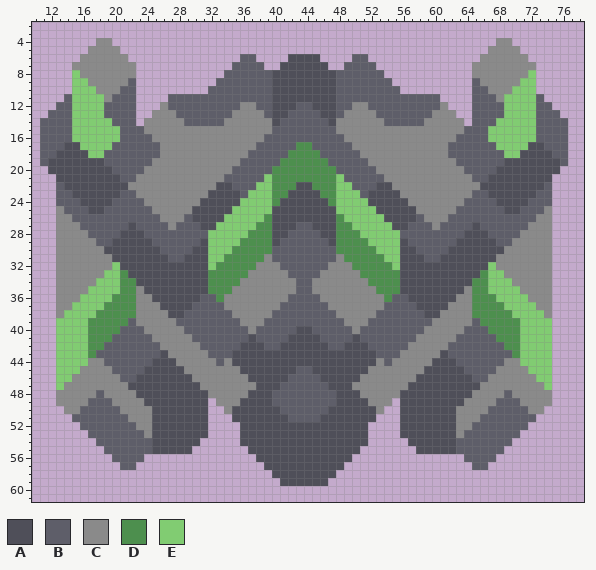
Edited in one commit: sprite sheet (sprites/units/ground/spider-support/disease/disease.png). The picture above is the old version.
The file is 88x64 pixels. Colours within 5 levels of each other are drawn and written as one. Shown: x 10..78, y 2..61.
Palette (. is transparent): A #4f4f59  B #5e5e69  C #8a8a8a  D #4d8f4e  E #81cc72
Pixels before (only the part around the change), first column x 10:
 3 .....................................................................
 4 ........CC................................................CC.........
 5 .......CCCC..............................................CCCC........
 6 ......CCCCCC..............BB....AAAA....BB..............CCCCCC.......
 7 .....CCCCCCCC............BBBB..AAAAAA..BBBB............CCCCCCCC......
 8 .....ECCCCCCC...........BBBBBBAAAAAAAABBBBBB...........CCCCCCCE......
 9 .....EECCCCCB..........BBBBBBBAAAAAAAABBBBBBB..........BCCCCCEE......
10 .....EEECCCBB.........BBBBBBBBAAAAAAAABBBBBBBB.........BBCCCEEE......
11 ....BEEEECBBB....BBBBBBBBBBBBBAAAAAAAABBBBBBBBBBBBB....BBBCEEEEB.....
12 ...BBEEEEBBBB...CBBBBBBBBBCCBBAAABBAAABBCCBBBBBBBBBC...BBBBEEEEBB....
13 ..BBBEEEEBBBB..CCCBBBBBBBCCCCBAABBBBAABCCCCBBBBBBBCCC..BBBBEEEEBBB...
14 .BBBBEEEEEBBB.CCCCCBBBBBCCCCCCABBBBBBACCCCCCBBBBBCCCCC.BBBEEEEEBBBB..
15 .BBBBEEEEEEBBBCCCCCCCCCCCCCCCCBBBBBBBBCCCCCCCCCCCCCCCCBBBEEEEEEBBBB..
16 .BBBBEEEEEEBBBBCCCCCCCCCCCCCCBBBBBBBBBBCCCCCCCCCCCCCCBBBBEEEEEEBBBB..
17 .BBBAAEEEEBBBBBBCCCCCCCCCCCCBBBBBDDBBBBBCCCCCCCCCCCCBBBBBBEEEEAABBB..
18 .BBAAAAEEBBBBBBBCCCCCCCCCCCBBBBBDDDDBBBBBCCCCCCCCCCCBBBBBBBEEAAAABB..
19 .BAAAAAAABBBBBBCCCCCCCCCCCBBBBBDDDDDDBBBBBCCCCCCCCCCCBBBBBBAAAAAAAB..
20 ..AAAAAAAABBBBCCCCCCCCCCCBBBBBDDDDDDDDBBBBBCCCCCCCCCCCBBBBAAAAAAAA...
21 ...AAAAAAAABBCCCCCCCCCCCBBBBBEDDDDDDDDEBBBBBCCCCCCCCCCCBBAAAAAAAA....
22 ...BAAAAAAAACCCCCCCCCCCAABBBEEDDDAADDDEEBBBAACCCCCCCCCCCAAAAAAAAB....
23 ...BBAAAAAABBCCCCCCCCCAAAABEEEDDAAAADDEEEBAAAACCCCCCCCCBBAAAAAABB....
24 ...BBBAAAABBBBCCCCCCCAAAAAEEEEDAAAAAADEEEEAAAAACCCCCCCBBBBAAAABBB....
25 ...CBBBAABBBBBBCCCCCAAAAAEEEEEAAAAAAAAEEEEEAAAAACCCCCBBBBBBAABBBC....
26 ...CCBBBBBBBBBBBCCCBAAAAEEEEEDAAAAAAAADEEEEEAAAABCCCBBBBBBBBBBBCC....
27 ...CCCBBBBBBABBBBCBBBAAEEEEEDDAAABBAAADDEEEEEAABBBCBBBBABBBBBBCCC....
28 ...CCCCBBBBAAABBBBBBBBEEEEEDDDAABBBBAADDDEEEEEBBBBBBBBAAABBBBCCCC....
29 ...CCCCCBBAAAAABBBBBBAEEEEDDDDABBBBBBADDDDEEEEABBBBBBAAAAABBCCCCC....
30 ...CCCCCCAAAAAAABBBBAAEEEDDDDDBBBBBBBBDDDDDEEEAABBBBAAAAAAACCCCCC....
31 ...CCCCCCCAAAAAAABBAAAEEDDDDDCBBBBBBBBCDDDDDEEAAABBAAAAAAACCCCCCC....
32 ...CCCCCCCEAAAAAAAAAAAEDDDDDCCCBBBBBBCCCDDDDDEAAAAAAAAAAAECCCCCCC....
33 ...CCCCCCEEDAAAAAAAAAADDDDDCCCCCBBBBCCCCCDDDDDAAAAAAAAAADEECCCCCC....
34 ...CCCCCEEEDDAAAAAAAAADDDDCCCCCCCBBCCCCCCCDDDDAAAAAAAAADDEEECCCCC....
35 ...CCCCEEEEDDCAAAAAAAADDDCCCCCCCCBBCCCCCCCCDDDAAAAAAAACDDEEEECCCC....
36 ...CCCEEEEDDDCCAAAAAABBDCCCCCCCCBBBBCCCCCCCCDBBAAAAAACCDDDEEEECCC....
37 ...CCEEEEDDDDCCCAAAABBBBCCCCCCCBBBBBBCCCCCCCBBBBAAAACCCDDDDEEEECC....
38 ...CEEEEDDDDDCCCCAABBBBBBCCCCCBBBBBBBBCCCCCBBBBBBAACCCCDDDDDEEEEC....
39 ...EEEEDDDDDBCCCCCBBBBBBBBCCCBBBBBBBBBBCCCBBBBBBBBCCCCCBDDDDDEEEE....
40 ...EEEEDDDDBBBCCCCCBBBBBBBBCBBBBBAABBBBBCBBBBBBBBCCCCCBBBDDDDEEEE....
41 ...EEEEDDDBBBBBCCCCCBBBBBBBABBBBAAAABBBBABBBBBBBCCCCCBBBBBDDDEEEE....
42 ...EEEEDDBBBBBBBCCCCCBBBBBAAABBAAAAAABBAAABBBBBCCCCCBBBBBBBDDEEEE....
43 ...EEEEDBBBBBBBBACCCCCBBBAAAAAAAAAAAAAAAAAABBBCCCCCABBBBBBBBDEEEE....
44 ...EEEECCBBBBBBAAACCCCCBCAAAAAAAAAAAAAAAAAACBCCCCCAAABBBBBBCCEEEE....
45 ...EEECCCCBBBBAAAAACCCCCCCAAAAAAABBAAAAAAACCCCCCCAAAAABBBBCCCCEEE....
46 ...EECCCCCCBBAAAAAAACCCCCCCAAAAABBBBAAAAACCCCCCCAAAAAAABBCCCCCCEE....
47 ...ECCCCCCCCAAAAAAAAACCCCCCCAAABBBBBBAAACCCCCCCAAAAAAAAACCCCCCCCE....
48 ...CCCCCBCCCCAAAAAAAAACCCCCAAABBBBBBBBAAACCCCCAAAAAAAAACCCCBCCCCC....
49 ...CCCCBBBCCCCAAAAAAAA.CCCAAAABBBBBBBBAAAACCC.AAAAAAAACCCCBBBCCCC....
50 ....CCBBBBBCCCCAAAAAAA..CAAAAAABBBBBBAAAAAAC..AAAAAAACCCCBBBBBCC.....
51 .....BBBBBBBCCCAAAAAAA...AAAAAAABBBBAAAAAAA...AAAAAAACCCBBBBBBB......
52 ......BBBBBBBCCAAAAAAA....AAAAAAAAAAAAAAAA....AAAAAAACCBBBBBBB.......
53 .......BBBBBBBCAAAAAAA....AAAAAAAAAAAAAAAA....AAAAAAACBBBBBBB........
54 ........BBBBBBBAAAAAA.....AAAAAAAAAAAAAAAA.....AAAAAABBBBBBB.........
55 .........BBBBBBAAAAA.......AAAAAAAAAAAAAA.......AAAAABBBBBB..........
56 ..........BBBB..............AAAAAAAAAAAA..............BBBB...........
57 ...........BB................AAAAAAAAAA................BB............
58 ..............................AAAAAAAA...............................
59 ...............................AAAAAA................................
60 .....................................................................
61 .....................................................................
After the commit:
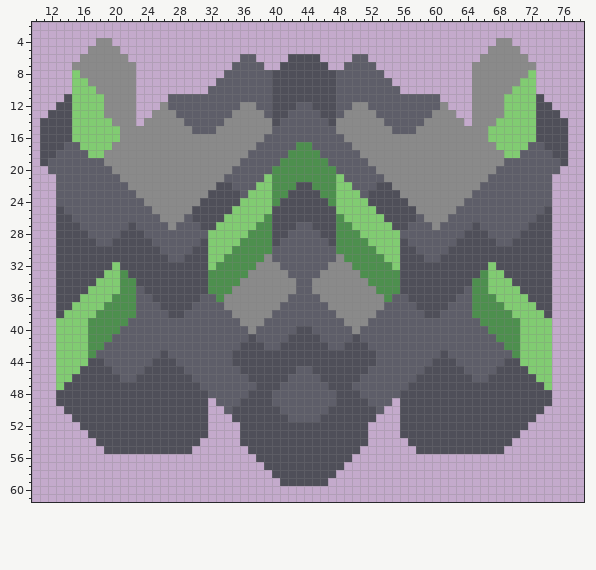
Change:
Changed rows in their new state; - is an unchanged pixel.
first column x 11:
 9 -----------C------------------------------------------C-----------
10 ----------CC------------------------------------------CC----------
11 ---A-----CCC------------------------------------------CCC-----A---
12 --AA----CCCC------------------------------------------CCCC----AA--
13 -AAA----CCCC------------------------------------------CCCC----AAA-
14 AAAA-----CCC------------------------------------------CCC-----AAAA
15 AAAA------CCC------BBB----------------------BBB------CCC------AAAA
16 AAAA------CCCC--------------------------------------CCCC------AAAA
17 AAABB----CCCCCC------------------------------------CCCCCC----BBAAA
18 AABBBB--CCCCCCC------------------------------------CCCCCCC--BBBBAA
19 ABBBBBBBCCCCCC--------------------------------------CCCCCCBBBBBBBA
20 -BBBBBBBBCCCC----------------------------------------CCCCBBBBBBBB-
21 --BBBBBBBBCC------------------------------------------CCBBBBBBBB--
22 ---BBBBBBBB--------------------------------------------BBBBBBBB---
23 ----BBBBBB----------------------------------------------BBBBBB----
24 -----BBBB------------------------------------------------BBBB-----
25 --A---BB--------------------------------------------------BB---A--
26 --AA----------------------------------------------------------AA--
27 --AAA--------------------------------------------------------AAA--
28 --AAAA------------------------------------------------------AAAA--
29 --AAAAA----------------------------------------------------AAAAA--
30 --AAAAAA--------------------------------------------------AAAAAA--
31 --AAAAAAA------------------------------------------------AAAAAAA--
32 --AAAAAAA------------------------------------------------AAAAAAA--
33 --AAAAAA--------------------------------------------------AAAAAA--
34 --AAAAA----------------------------------------------------AAAAA--
35 --AAAA------B----------------------------------------B------AAAA--
36 --AAA-------BB--------------------------------------BB-------AAA--
37 --AA--------BBB------------------------------------BBB--------AA--
38 --A---------BBBB----------------------------------BBBB---------A--
39 ------------BBBBB--------------------------------BBBBB------------
40 -------------BBBBB------------------------------BBBBB-------------
41 --------------BBBBB----------------------------BBBBB--------------
42 ---------------BBBBB--------------------------BBBBB---------------
43 ----------------BBBBB------------------------BBBBB----------------
44 ------AA---------BBBBB-B------------------B-BBBBB---------AA------
45 -----AAAA---------BBBBBBB----------------BBBBBBB---------AAAA-----
46 ----AAAAAA---------BBBBBBB--------------BBBBBBB---------AAAAAA----
47 ---AAAAAAAA---------BBBBBBB------------BBBBBBB---------AAAAAAAA---
48 --AAAAAAAAAA---------BBBBB--------------BBBBB---------AAAAAAAAAA--
49 --AAAAAAAAAAA---------BBB----------------BBB---------AAAAAAAAAAA--
50 ---AAAAAAAAAAA---------B------------------B---------AAAAAAAAAAA---
51 ----AAAAAAAAAA--------------------------------------AAAAAAAAAA----
52 -----AAAAAAAAA--------------------------------------AAAAAAAAA-----
53 ------AAAAAAAA--------------------------------------AAAAAAAA------
54 -------AAAAAAA--------------------------------------AAAAAAA-------
55 --------AAAAAA--------------------------------------AAAAAA--------
56 ---------....----------------------------------------....---------
57 ----------..------------------------------------------..----------
Pixel boxes of the changes (left, top, right, bottom) in both pictures:
changed: (40, 78, 256, 470)
changed: (352, 78, 568, 470)
